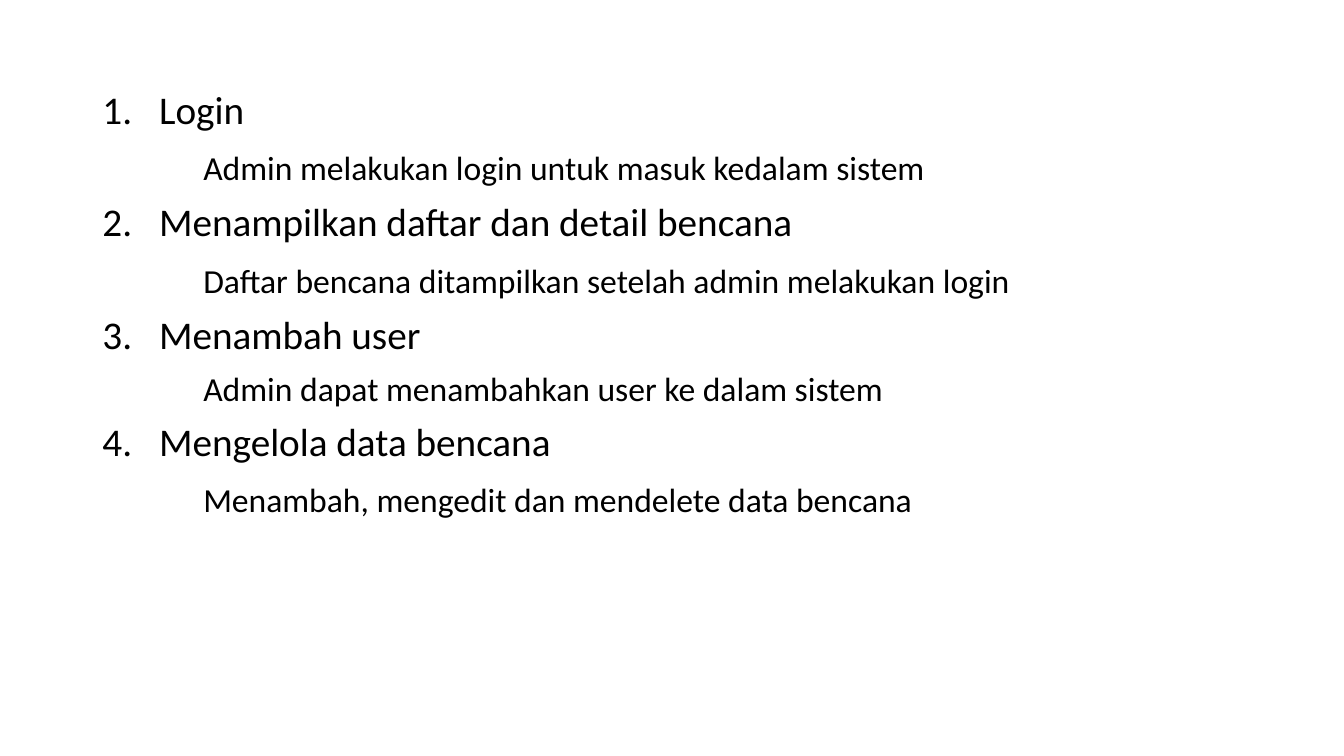
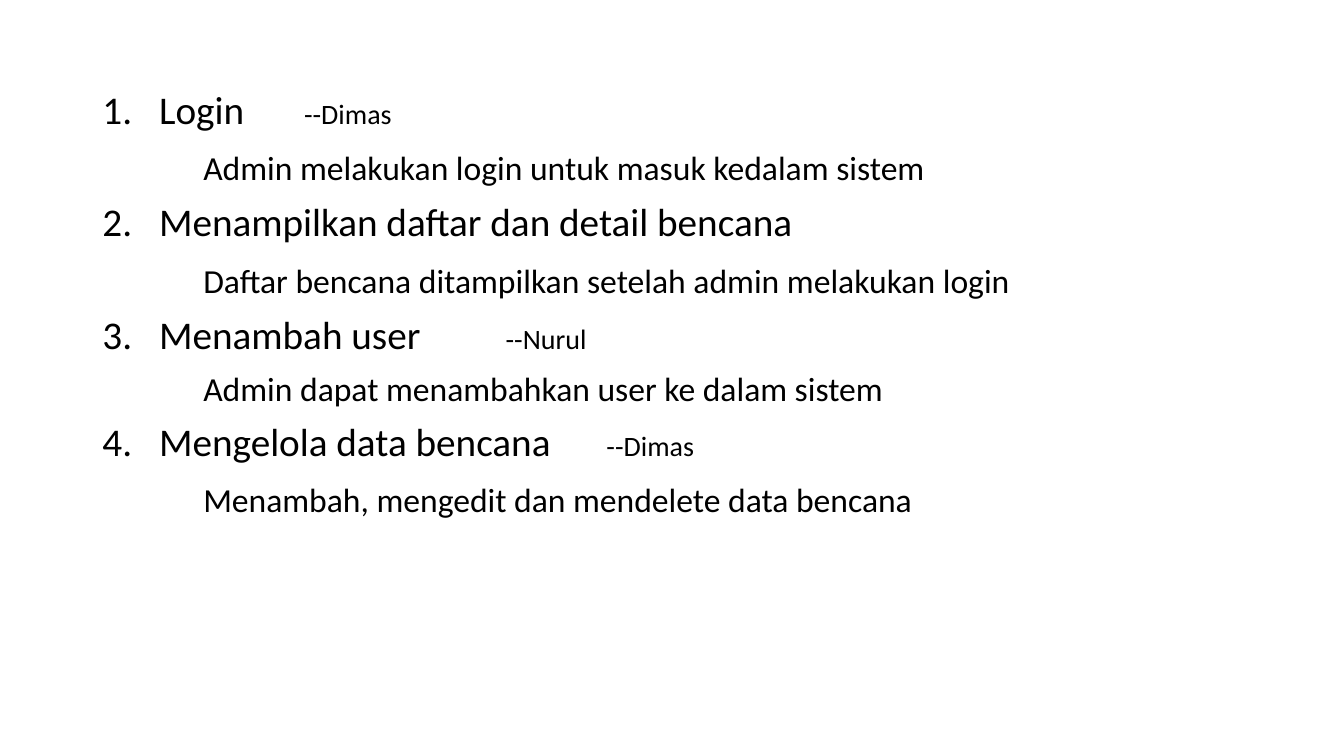
Before and after one commit to dimasyoan/carimakan, a slide deck: slide 5 of idicare.pptx. Drawn at 1344x756 pixels with LibreOffice and Linux fonts; fonts in the diff are those of the drawing. Boxes give left, top, right and bottom in pixels: in the first picture for what was removed or moved away, otherwise in the second. Text is boxed around its words. In the diff, an @@ line names an element or a change of style, - is before the commit and + after.

```diff
--- a/idicare.pptx
+++ b/idicare.pptx
@@ text at box(159, 97, 392, 131): text changed; size 28 to 20 pt @@
-1. Login
+1. Login --Dimas
@@ text at box(159, 321, 587, 350): text changed @@
-3. Menambah user
+3. Menambah user --Nurul
@@ text at box(159, 428, 694, 463): text changed @@
-4. Mengelola data bencana
+4. Mengelola data bencana --Dimas
```
Also in this commit, not shown: 2 other slides changed.
